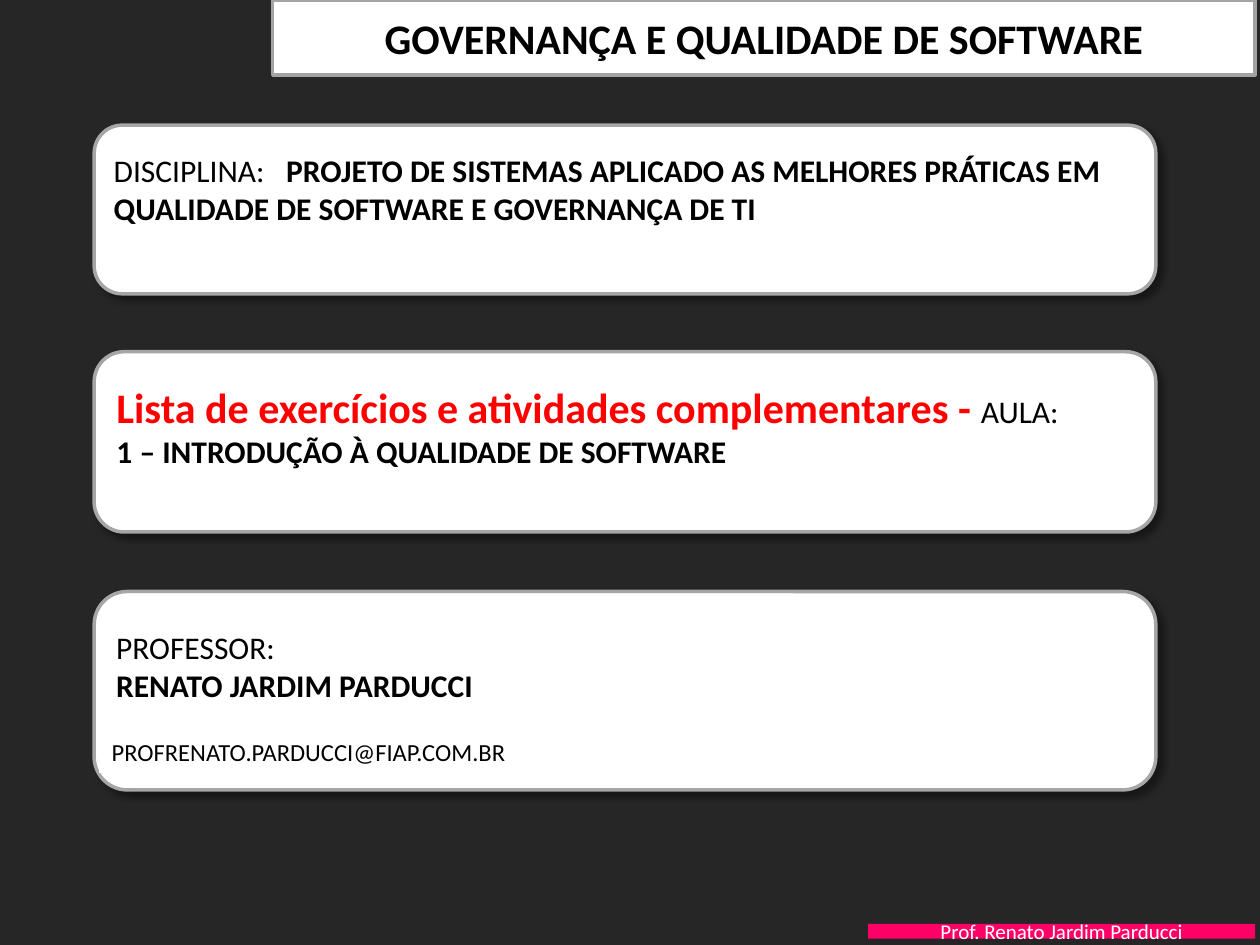
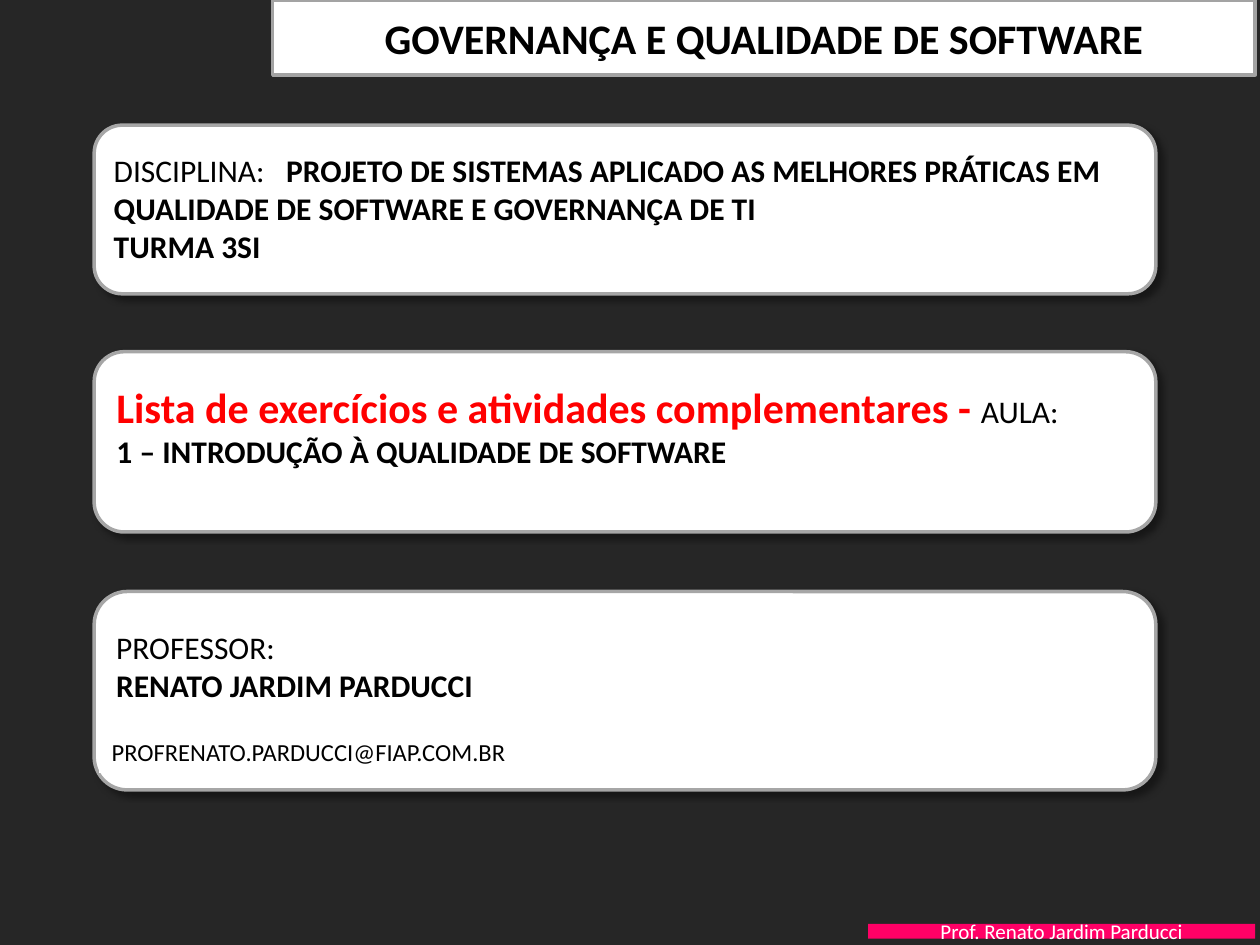
Before and after one commit to VitorKazu/SI-Estacionamento, a slide deck: slide 1 of Documentacao/FIAP-QualidProjSW-Aula-1-Introducao Qualidade - EXERCICIOS.pptx. Drawn at 1260x945 pixels with LibreOffice and Linux fonts; fonts in the diff are those of the drawing; background and template pictures are left out. Boxes give left, top, right and bottom in pixels: in the first picture for what was removed or moved away, otherwise in the second. Text is boxed around its words. In the diff, an @@ line names an element or a change of style, - is before the commit and + after.

Commit message:
Adição de texto com dados da TURMA
Adição de texto com dados da TURMA

```diff
--- a/Documentacao/FIAP-QualidProjSW-Aula-1-Introducao Qualidade - EXERCICIOS.pptx
+++ b/Documentacao/FIAP-QualidProjSW-Aula-1-Introducao Qualidade - EXERCICIOS.pptx
@@ text at (x1=114, y1=237, x2=260, y2=259): paragraph added @@
+TURMA 3SI
```
